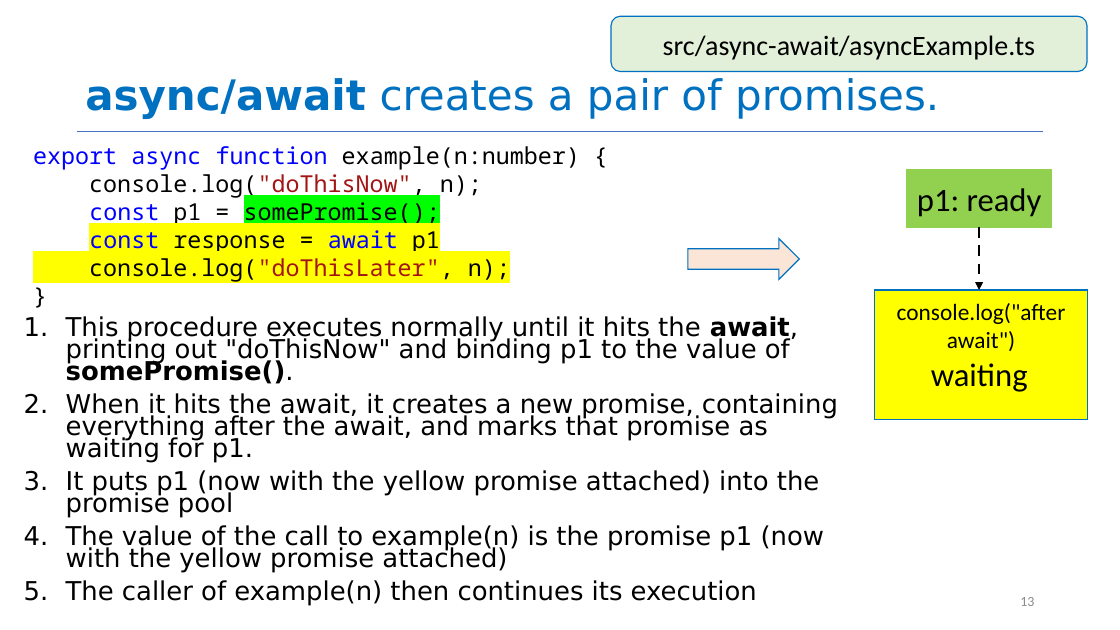
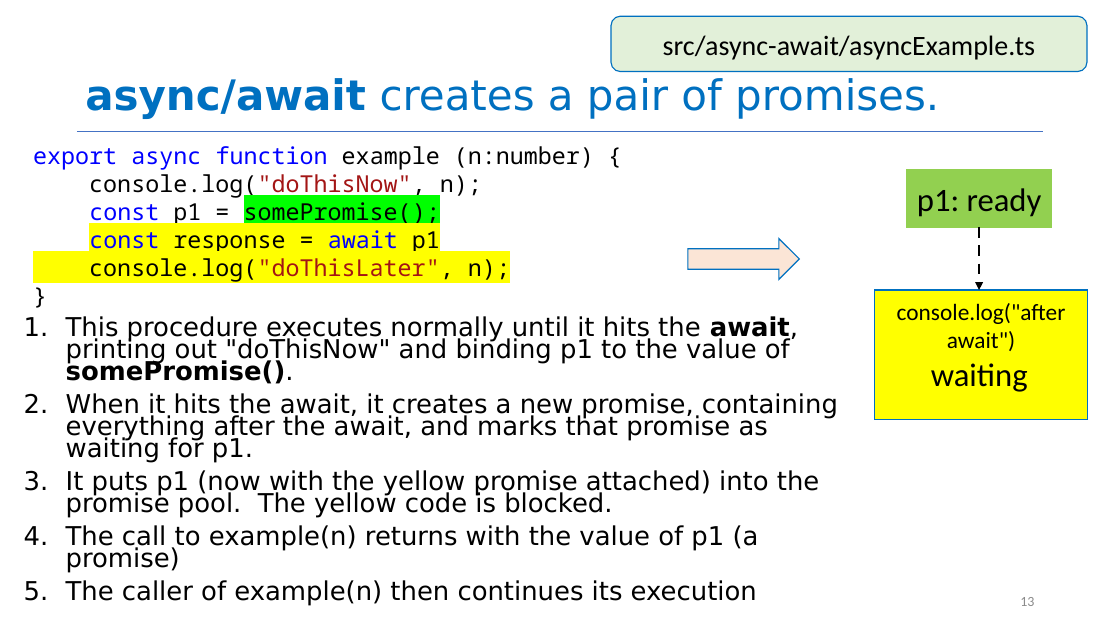
Before and after one commit to neu-se/CS4530-Fall-2024, a slide deck: slide 13 of Slides/Module 06 Concurrency Patterns in Typescript.pptx. Drawn at 1120x630 pixels with LibreOffice and Linux fonts; fonts in the diff are those of the drawing. Boxes give left, top, right and bottom in pixels: in the first picture for what was removed or moved away, otherwise in the second. Text is boxed around its words. In the diff, an @@ line names an element or a change of style, - is before the commit and + after.

```diff
--- a/Slides/Module 06 Concurrency Patterns in Typescript.pptx
+++ b/Slides/Module 06 Concurrency Patterns in Typescript.pptx
@@ text at <box>33,146,594,170</box>: spaces changed @@
-export async function example(n:number) {
+export async function example (n:number) {
@@ text at <box>66,470,819,572</box>: text changed @@
-3. It puts p1 (now with the yellow promise attached) into the promise pool
-4. The value of the call to example(n) is the promise p1 (now with the yellow promise attached)
+3. It puts p1 (now with the yellow promise attached) into the promise pool. The yellow code is blocked.
+4. The call to example(n) returns with the value of p1 (a promise)
```
Also in this commit, not shown: 4 other slides changed, 2 other files.
